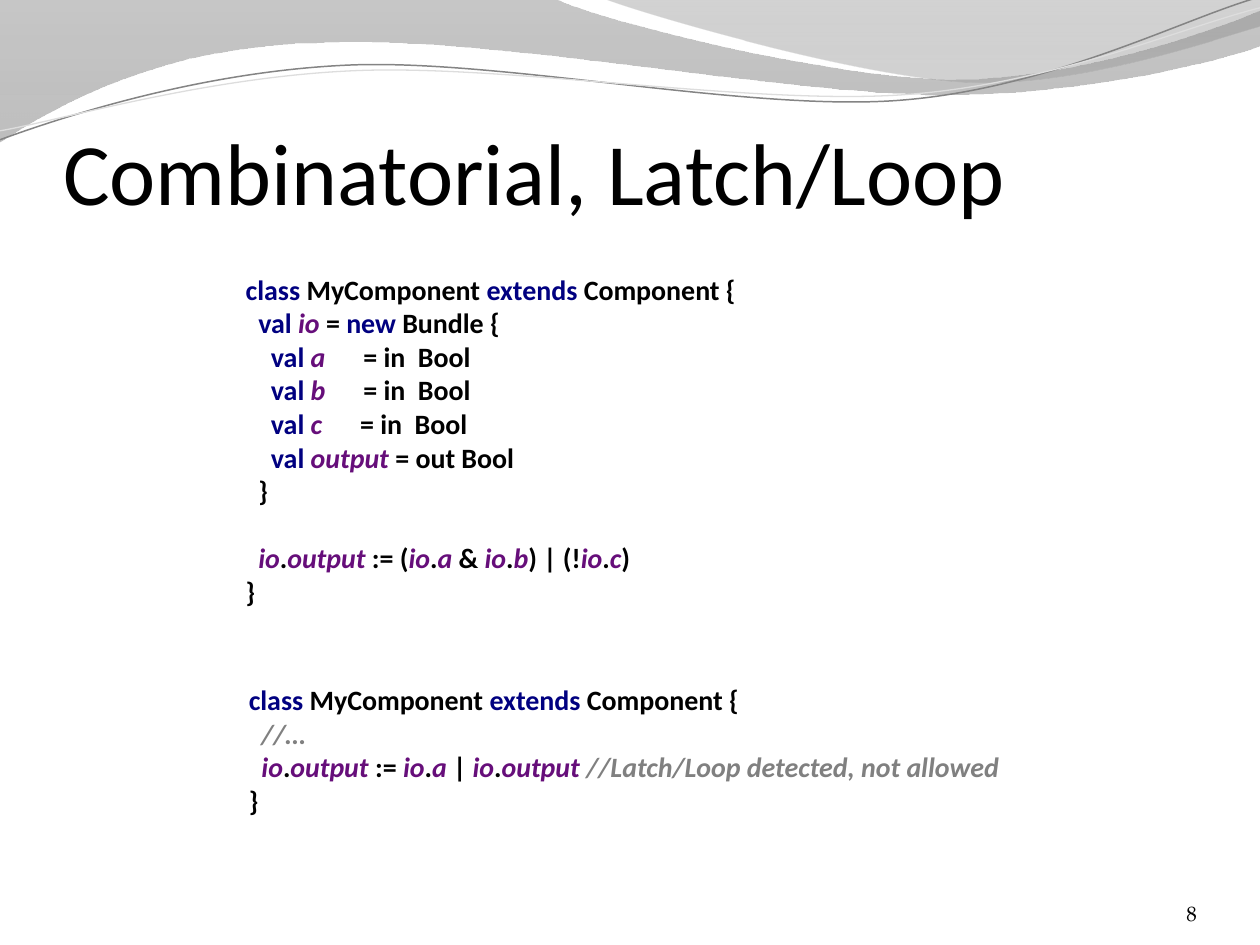
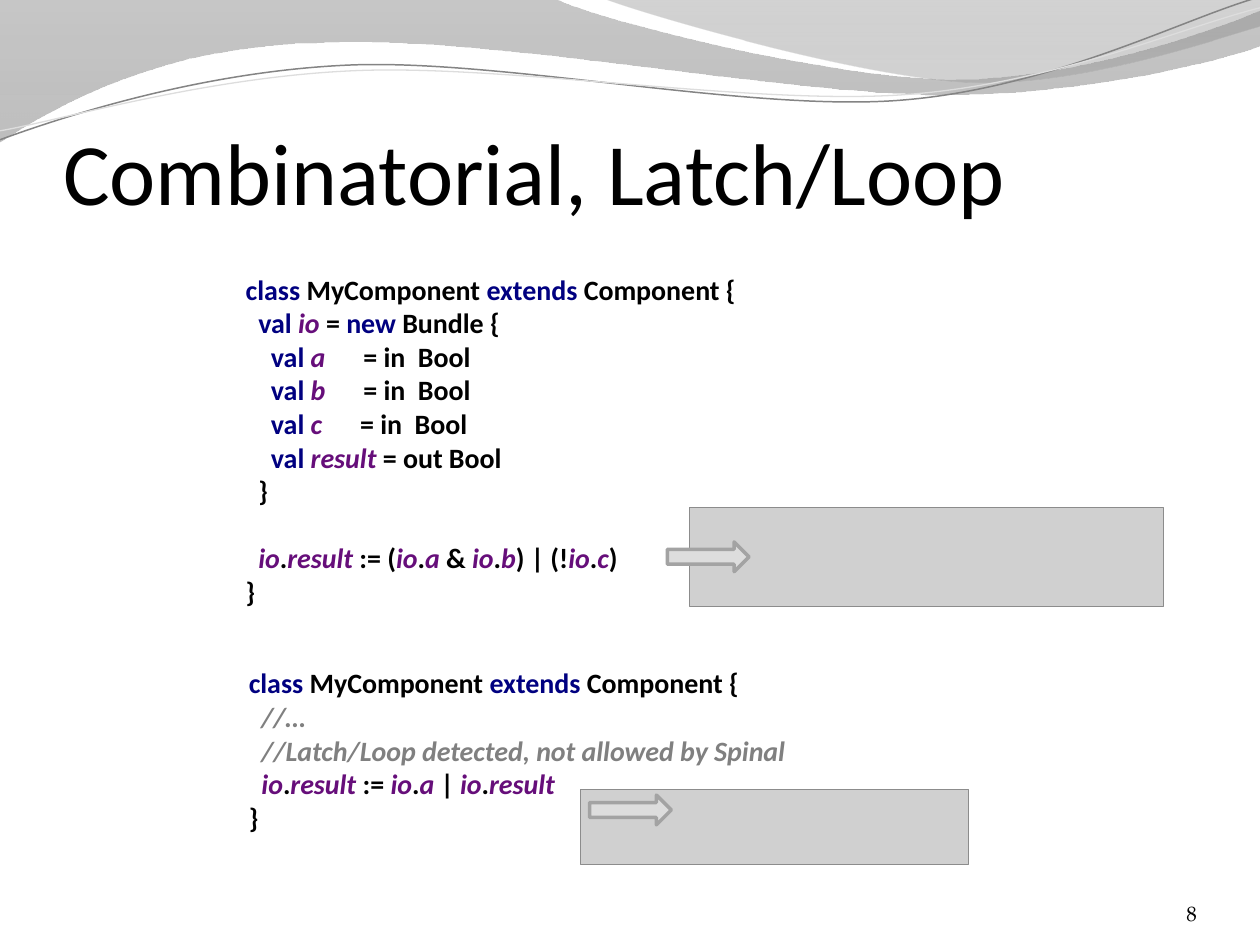
Before and after one commit to SpinalHDL/SpinalDoc, a slide deck: slide 8 of presentation/en/presentation.pptx. Drawn at 1260x945 pixels with LibreOffice and Linux fonts; fonts in the diff are those of the drawing; grey boxes stand for pictures; background and template pictures are left out. Boxes give left, top, right and bottom in pixels: in the first picture for what was removed or moved away, otherwise in the second. Text is boxed around its words. In the diff, an @@ line names an element or a change of style, - is before the commit and + after.

```diff
--- a/presentation/en/presentation.pptx
+++ b/presentation/en/presentation.pptx
@@ text at box(246, 280, 720, 572): text changed @@
-class MyComponent extends Component {
-val io = new Bundle {
-val a = in Bool
-val b = in Bool
-val c = in Bool
-val output = out Bool
-}
-io.output := (io.a & io.b) | (!io.c)
-}
+class MyComponent extends Component {
+val io = new Bundle {
+val a = in Bool
+val b = in Bool
+val c = in Bool
+val result = out Bool
+}
+io.result := (io.a & io.b) | (!io.c)
+}
@@ picture added at box(689, 508, 1163, 606) @@
@@ right arrow added at box(668, 542, 750, 572), fill #DDDDDD, outline #A3A3A3 2 pt @@
@@ text at box(249, 673, 785, 795): text changed @@
-class MyComponent extends Component {
-//…
-io.output := io.a | io.output //Latch/Loop detected, not allowed
-}
+class MyComponent extends Component {
+//…
+//Latch/Loop detected, not allowed by Spinal
+io.result := io.a | io.result
+}
@@ picture added at box(581, 790, 969, 864) @@
@@ right arrow added at box(590, 795, 672, 825), fill #DDDDDD, outline #A3A3A3 2 pt @@
```
Also in this commit, not shown: 17 other slides changed, 1 slide added, 2 other files.
